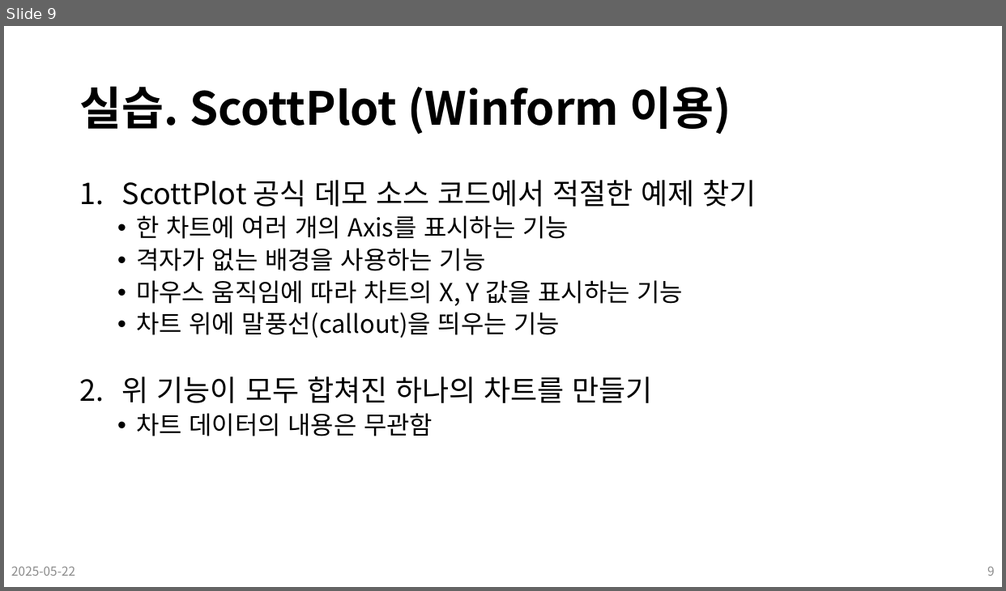
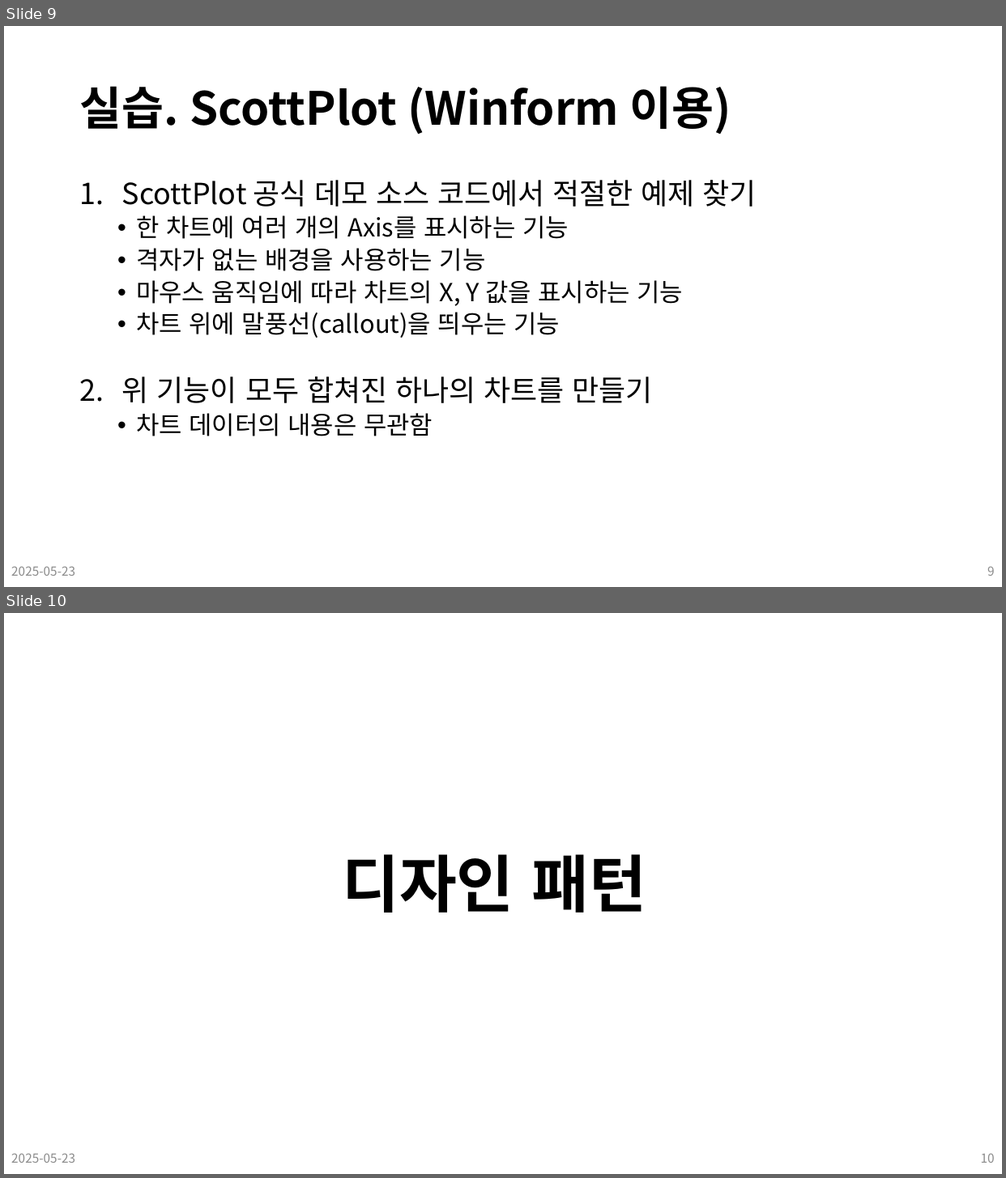
Before and after one commit to Leader-Lesson/KDT_SF_Short_5th, a slide deck: material/19_CSharp_WPF (디자인 패턴).pptx. Shown one above the other, each under a label of ours: slide 9 before the commit, slides 9 and 10 after it. The pictures are 1006x591 and 1006x1178 pixels, drawn with LibreOffice and Linux fonts; fonts in the diff are those of the drawing; background and template pictures are left out. Boxes give left, top, right and bottom in pixels: in the first picture for what was removed or moved away, otherwise in the second. Text is boxed around its words. In the diff, an @@ line names an element or a change of style, - is before the commit and + after.

```diff
--- a/material/19_CSharp_WPF (디자인 패턴).pptx
+++ b/material/19_CSharp_WPF (디자인 패턴).pptx
@@ slide 10 added at [4,613,1002,1174], background #FFFFFF @@
@@ title added at [342,854,646,913], 60 pt, text #000000, bold @@
+디자인 패턴
@@ text added at [11,1153,75,1163], 12 pt, text #8C8C8C @@
+2025-05-23
@@ page number added at [981,1153,995,1163], 12 pt, text #8C8C8C @@
+10
@@ slide 9 changed as well @@
@@ text at [11,566,75,576]: text changed @@
-2025-05-22
+2025-05-23
```
Also in this commit, not shown: 24 other slides changed, 8 other files.
